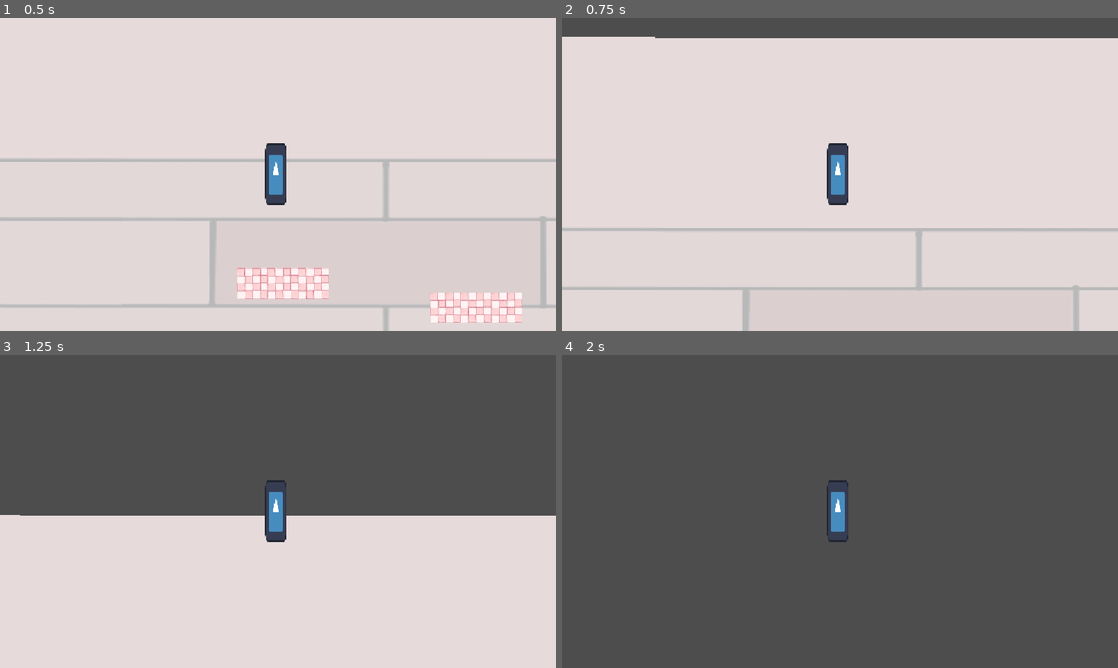
Above: before the commit, frames 1-4 (two rows, left to right).
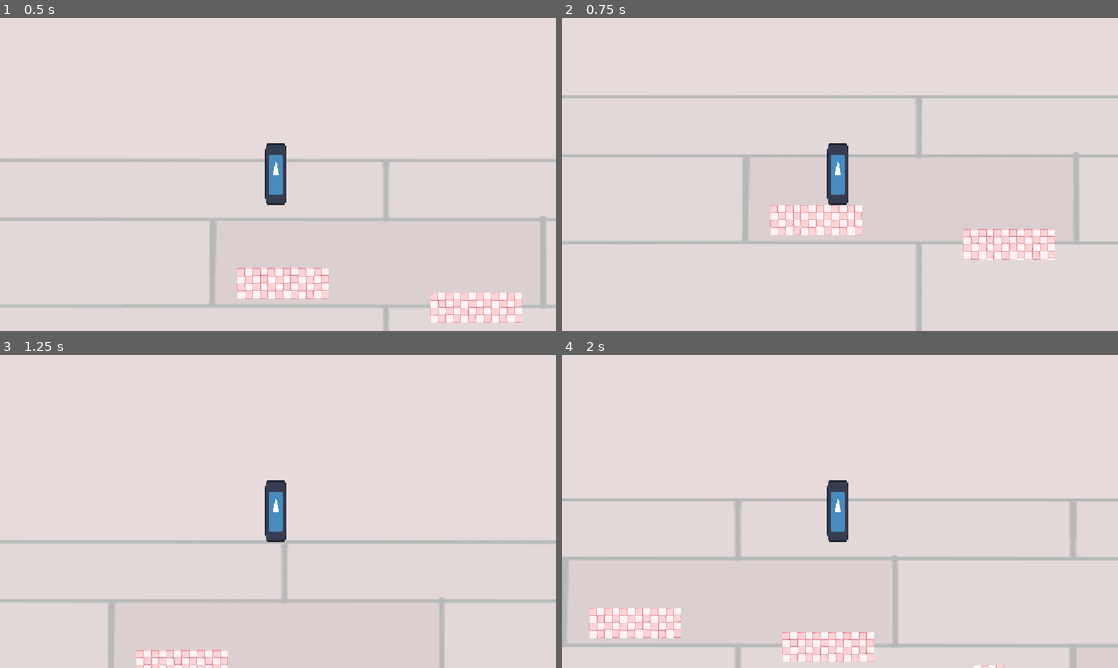
Above: after the commit, the same moments.

Repository: deanwinchestermygoat/Haven-Project
Game: Godot game, scene res://evil_cornstach.tscn
The game is run twice, just before and just after one commit, with the same random seed, the same clock (stepped at 60 frames per second) and the same inputs. This scene is started directly instead of the project's main scene. The engine's default icon, where the game draws it, is replaced by a stand-in: a white triangle on a blue panel in a dark square.
Inputs (mouse positions are in pixels of both pictures, inside the frame that each line leads up to):
- Up to frame 1 (0.5 s): no input
- Up to frame 2 (0.75 s): tap Enter (ui_accept) at 0.5, 0.6 s; move the mouse to (962, 158) at 0.52 s; hold D (moveright) from 0.53 s (still down)
- Up to frame 3 (1.25 s): keep holding D (moveright); tap Enter (ui_accept) at 0.77, 1.07 s
- Up to frame 4 (2 s): keep holding D (moveright); move the mouse to (728, 527) at 1.27 s; click (728, 527) at 1.35 s; tap Enter (ui_accept) at 1.52, 1.55, 1.82 s

Frame 1 is identical in both runs. In frame 2, 14% of the frame differs, in the area x 0-100%, y 0-100%; in frame 3, 55%; in frame 4, 99%.

Commit message:
new milk

Diff:
--- a/Milk.tscn
+++ b/Milk.tscn
@@ -69,6 +69,13 @@
 position = Vector2(-132, 395)
 scale = Vector2(1.5, 1.5)
 
+[node name="StaticBody2D6" type="StaticBody2D" parent="." unique_id=899145994]
+
+[node name="Sprite2D" type="Sprite2D" parent="StaticBody2D6" unique_id=1099096614]
+position = Vector2(7890, 724)
+scale = Vector2(3.033333, 1.7930554)
+texture = ExtResource("1_nl0h0")
+
 [node name="platform3" parent="." unique_id=13679003 instance=ExtResource("4_vwxnn")]
 position = Vector2(1006, 734)
 scale = Vector2(1.5, 1.5)
@@ -99,6 +106,70 @@
 
 [node name="platform5" parent="." unique_id=310981685 instance=ExtResource("4_vwxnn")]
 position = Vector2(719, 734)
+scale = Vector2(1.5, 1.5)
+
+[node name="platform10" parent="." unique_id=789183532 instance=ExtResource("4_vwxnn")]
+position = Vector2(2561, 803)
+scale = Vector2(1.5, 1.5)
+
+[node name="platform11" parent="." unique_id=1715847607 instance=ExtResource("4_vwxnn")]
+position = Vector2(3096, 991.00006)
+scale = Vector2(1.5, 1.5)
+
+[node name="platform12" parent="." unique_id=1955711835 instance=ExtResource("4_vwxnn")]
+position = Vector2(3428, 745.00006)
+scale = Vector2(1.5, 1.5)
+
+[node name="platform16" parent="." unique_id=1367018178 instance=ExtResource("4_vwxnn")]
+position = Vector2(4610, 884.00006)
+scale = Vector2(1.5, 1.5)
+
+[node name="platform13" parent="." unique_id=755064137 instance=ExtResource("4_vwxnn")]
+position = Vector2(3994, 558.00006)
+scale = Vector2(1.5, 1.5)
+
+[node name="platform14" parent="." unique_id=1611426218 instance=ExtResource("4_vwxnn")]
+position = Vector2(4919, 1033)
+scale = Vector2(1.5, 1.5)
+
+[node name="platform17" parent="." unique_id=1730359675 instance=ExtResource("4_vwxnn")]
+position = Vector2(5276, 997.00006)
+scale = Vector2(1.5, 1.5)
+
+[node name="platform18" parent="." unique_id=1409514020 instance=ExtResource("4_vwxnn")]
+position = Vector2(5596, 939.00006)
+scale = Vector2(1.5, 1.5)
+
+[node name="platform19" parent="." unique_id=1819816469 instance=ExtResource("4_vwxnn")]
+position = Vector2(5933, 897)
+scale = Vector2(1.5, 1.5)
+
+[node name="platform15" parent="." unique_id=1522783045 instance=ExtResource("4_vwxnn")]
+position = Vector2(4307, 706)
+scale = Vector2(1.5, 1.5)
+
+[node name="platform21" parent="." unique_id=1482783259 instance=ExtResource("4_vwxnn")]
+position = Vector2(6594, 786.00006)
+scale = Vector2(1.5, 1.5)
+
+[node name="platform22" parent="." unique_id=252034832 instance=ExtResource("4_vwxnn")]
+position = Vector2(6970, 684)
+scale = Vector2(1.5, 1.5)
+
+[node name="platform24" parent="." unique_id=890373774 instance=ExtResource("4_vwxnn")]
+position = Vector2(7280.0005, 513)
+scale = Vector2(1.5, 1.5)
+
+[node name="platform25" parent="." unique_id=583797845 instance=ExtResource("4_vwxnn")]
+position = Vector2(7602.0005, 631)
+scale = Vector2(1.5, 1.5)
+
+[node name="platform23" parent="." unique_id=756409305 instance=ExtResource("4_vwxnn")]
+position = Vector2(8194, 818.00006)
+scale = Vector2(1.5, 1.5)
+
+[node name="platform20" parent="." unique_id=1076528038 instance=ExtResource("4_vwxnn")]
+position = Vector2(6278, 857)
 scale = Vector2(1.5, 1.5)
 
 [node name="Area2D" type="Area2D" parent="." unique_id=1185606501]
@@ -110,7 +181,7 @@
 shape = SubResource("WorldBoundaryShape2D_pxqgl")
 
 [node name="MILK" type="StaticBody2D" parent="." unique_id=1791088790]
-position = Vector2(2395, 393)
+position = Vector2(8336, 694)
 
 [node name="Sprite2D" type="Sprite2D" parent="MILK" unique_id=463533140]
 position = Vector2(0, 18.999987)
--- a/QTE.tscn
+++ b/QTE.tscn
@@ -5,6 +5,7 @@
 [ext_resource type="Texture2D" uid="uid://bvyltj5rona5f" path="res://kitchen bg.png" id="2_81wtu"]
 [ext_resource type="Texture2D" uid="uid://bvxknp4vqa0iy" path="res://whisk.png" id="3_gfoop"]
 [ext_resource type="Texture2D" uid="uid://4q335xxs2p" path="res://icon.svg" id="5_4uh6t"]
+[ext_resource type="AudioStream" uid="uid://dcyvqaav0ottv" path="res://milk2.mp3" id="6_sosbv"]
 
 [node name="QTE" type="Node2D" unique_id=1548456441]
 script = ExtResource("1_gfoop")
@@ -67,3 +68,7 @@
 offset_right = 599.0
 offset_bottom = 366.0
 texture = ExtResource("5_4uh6t")
+
+[node name="AudioStreamPlayer" type="AudioStreamPlayer" parent="QTE bar" unique_id=2145291837]
+stream = ExtResource("6_sosbv")
+autoplay = true
--- a/evil_cornstach.tscn
+++ b/evil_cornstach.tscn
@@ -105,6 +105,9 @@
 position = Vector2(6427, 639)
 rotation = 1.5707964
 
+[node name="platform19" parent="." unique_id=10622384 instance=ExtResource("2_nc3bw")]
+position = Vector2(6687, 730)
+
 [node name="platform5" parent="." unique_id=1945825226 instance=ExtResource("2_nc3bw")]
 position = Vector2(1206, 428)
 rotation = 1.5707964
--- a/main_player#5.gd
+++ b/main_player#5.gd
@@ -18,7 +18,7 @@
 			velocity.y = 1500
 
 	# Handle jump.
-	if Input.is_action_just_pressed("ui_accept"): #and is_on_floor():
+	if Input.is_action_just_pressed("ui_accept") and is_on_floor():
 		velocity.y = JUMP_VELOCITY
 
 	# Get the input direction and handle the movement/deceleration.
--- a/qtebar.gd
+++ b/qtebar.gd
@@ -20,7 +20,7 @@
 		direction = 1
 	elif pointer.position.x>= end.position.x:
 		direction = -1
-	pointer.position.x +=25*direction
+	pointer.position.x +=19*direction
 	if Input.is_action_just_pressed("leftclick"):
 		if pointer.position.x >= safestartpos.position.x and pointer.position.x <= safeendpos.position.x:
 			score+=1
